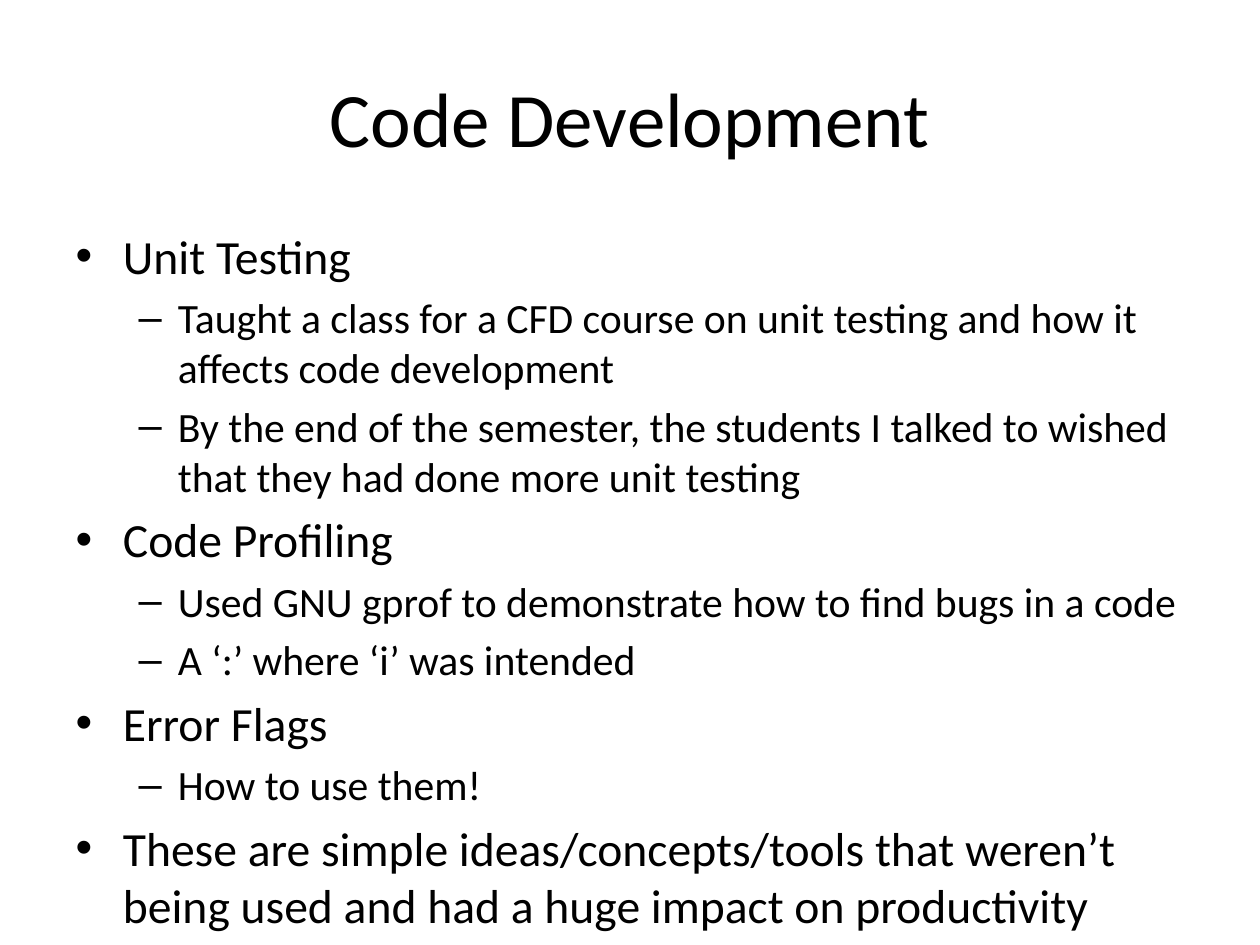
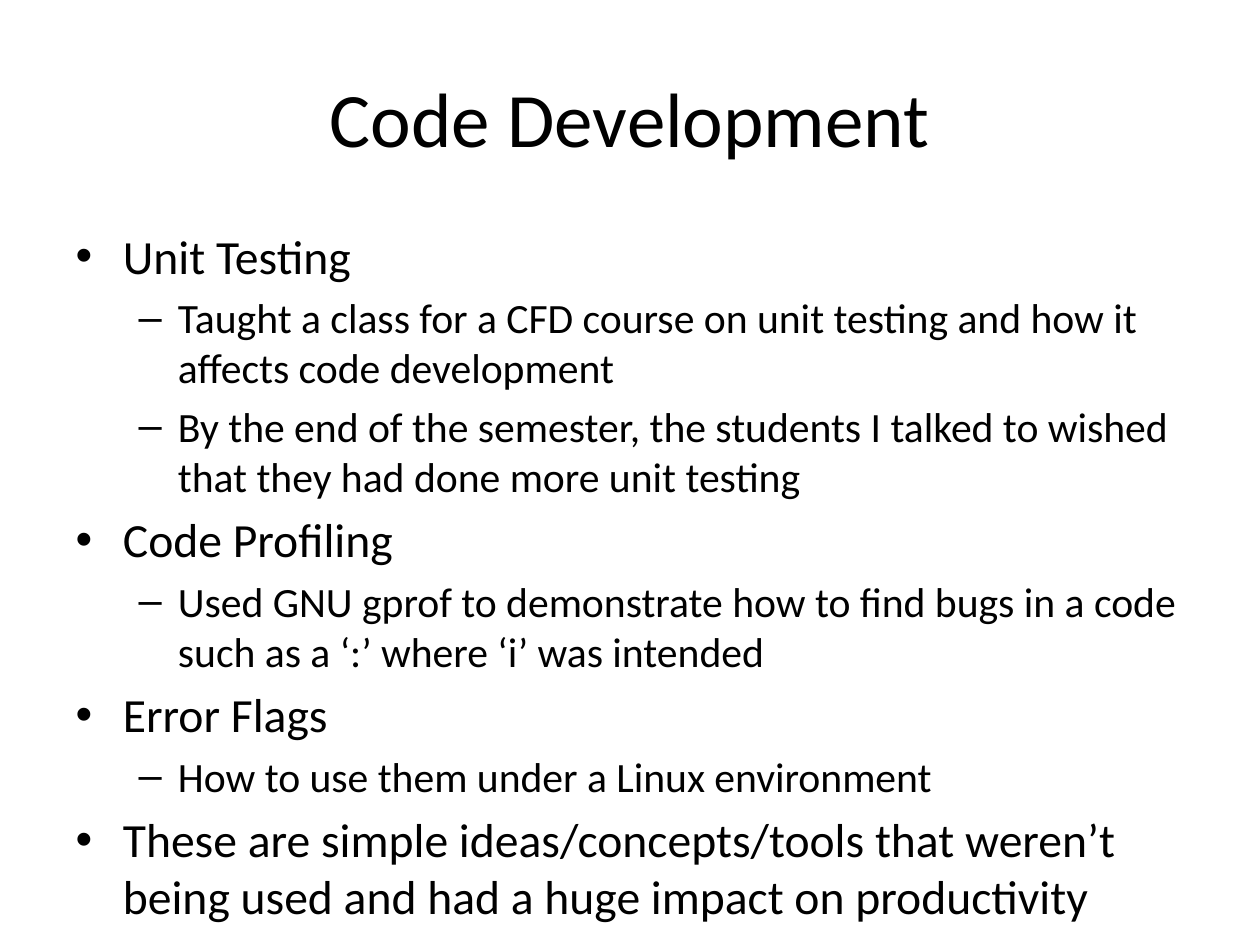
Before and after one commit to jderlaga/Presentations, a slide deck: slide 16 of June_Overview.pptx (slide 14 before the commit). Drawn at 1260x945 pixels with LibreOffice and Linux fonts; fonts in the diff are those of the drawing. Boxes give left, top, right and bottom in pixels: in the first picture for what was removed or moved away, otherwise in the second. Text is boxed around its words. In the diff, an @@ line names an element or a change of style, - is before the commit and + after.

```diff
--- a/June_Overview.pptx
+++ b/June_Overview.pptx
@@ text at [178, 588, 1176, 668]: text changed @@
-  – Used GNU gprof to demonstrate how to find bugs in a code
-  – A ‘:’ where ‘i’ was intended
+  – Used GNU gprof to demonstrate how to find bugs in a code such as a ‘:’ where ‘i’ was intended
@@ text at [178, 763, 931, 793]: text changed @@
-  – How to use them!
+  – How to use them under a Linux environment
```
Also in this commit, not shown: 11 other slides changed, 2 slides added.
